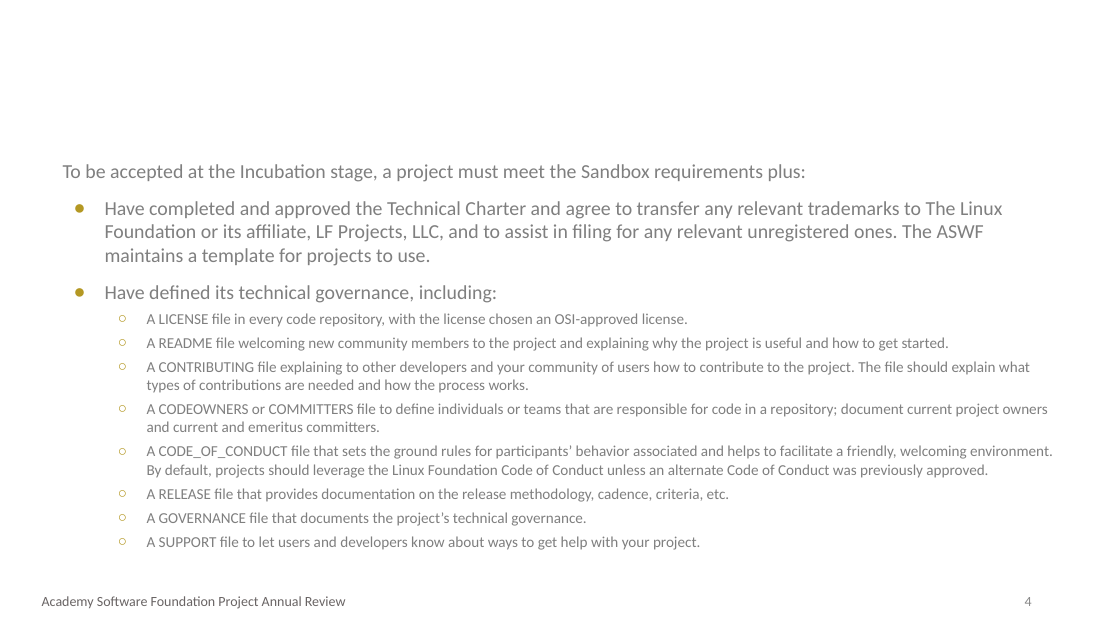
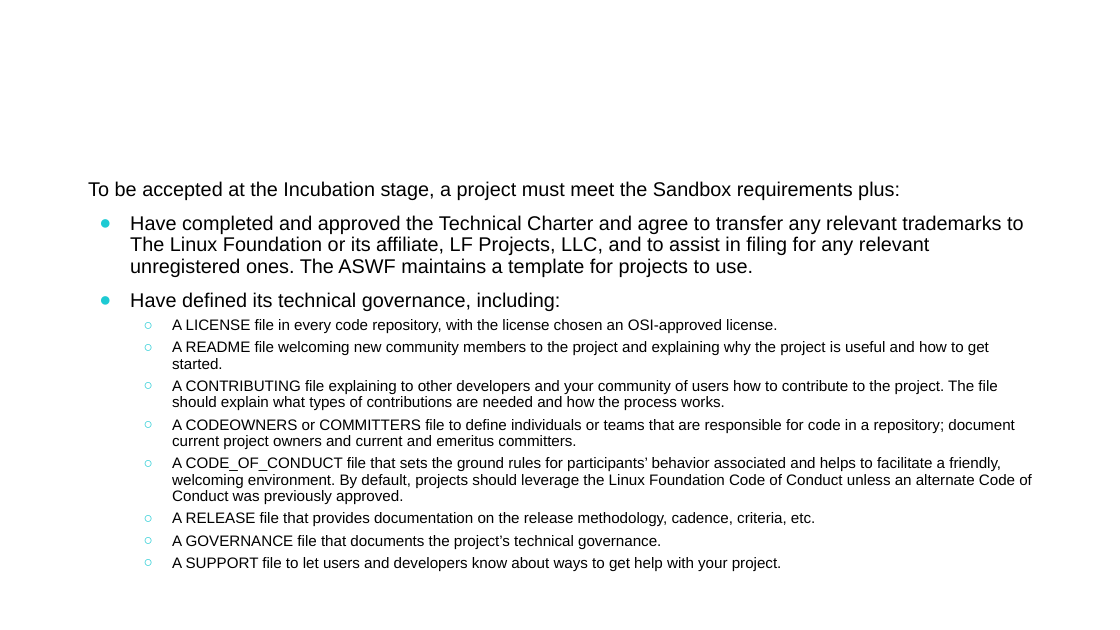
Before and after one commit to AcademySoftwareFoundation/tac, a slide deck: slide 4 of process/annual_review_template.pptx. Drawn at 1120x630 pixels with LibreOffice and Linux fonts; fonts in the diff are those of the drawing; background and template pictures are left out. Boxes give left, top, right and bottom in pixels: in the first picture for what was removed or moved away, otherwise in the second. Text is boxed around its words. In the diff, an @@ line names an element or a change of style, - is before the commit and + after.

Commit message:
Update Review Template to current branding

```diff
--- a/process/annual_review_template.pptx
+++ b/process/annual_review_template.pptx
@@ title "Incubation Project review criteria": place and size @@
-title "Incubation Project review criteria" at box(240, 164, 703, 501)
+title "Incubation Project review criteria" at box(283, 181, 787, 525)
@@ title "Incubation Project review criteria" at box(283, 181, 787, 525): size 32 to 36 pt, font Calibri to Arial, bold on @@
@@ text "To be accepted at the ...": place and size @@
-text "To be accepted at the ..." at box(63, 164, 1053, 550)
+text "To be accepted at the ..." at box(88, 181, 1032, 571)
@@ text "To be accepted at the ..." at box(88, 181, 1032, 571): font Calibri to Arial, text colour #7F7F7F to #000000; line spacing 1 to 0.9; bullet colour #B49823 to #1DCAD3 @@
@@ text removed at box(42, 596, 346, 609) @@
-Academy Software Foundation Project Annual Review
@@ page number removed at box(1025, 597, 1032, 606) @@
-4
```
Also in this commit, not shown: 11 other slides changed.
